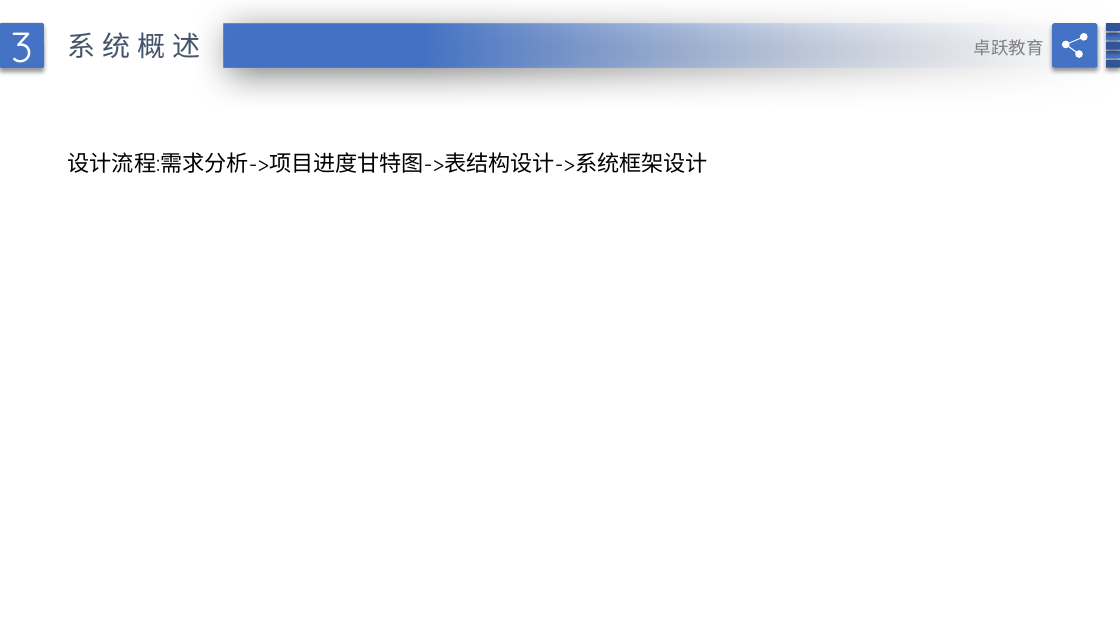
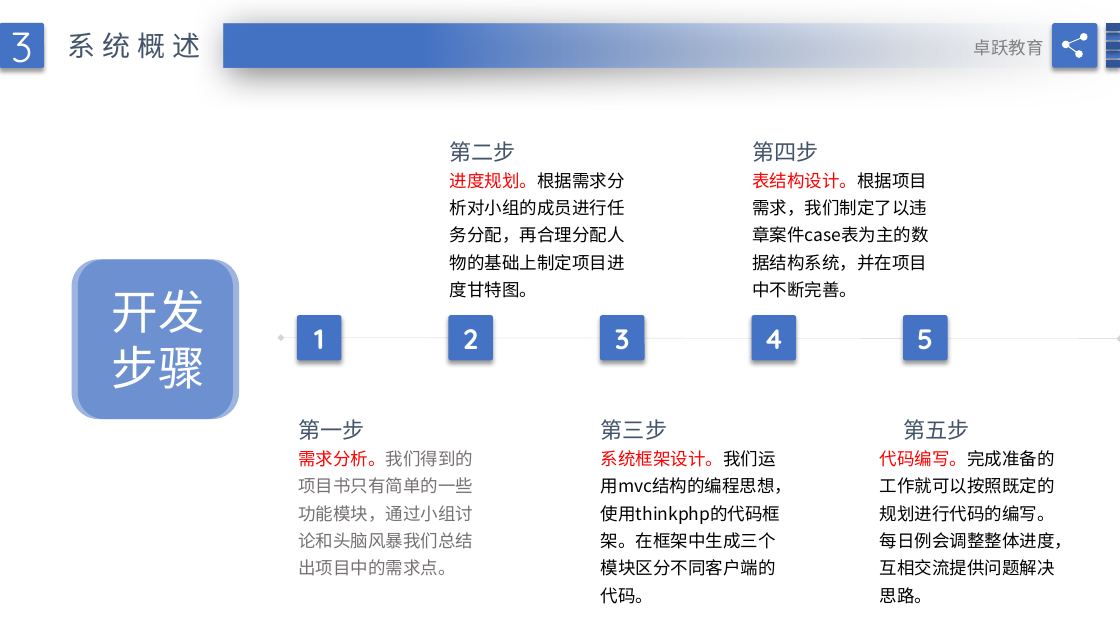
Before and after one commit to TestingTestings/Project_4, a slide deck: slide 22 of doc/简洁蓝色毕业论文答辩PPT模版.pptx (slide 21 before the commit). Drawn at 1120x630 pixels with LibreOffice and Linux fonts; fonts in the diff are those of the drawing; background and template pictures are left out. Boxes give left, top, right and bottom in pixels: in the first picture for what was removed or moved away, otherwise in the second. Text is boxed around its words. In the diff, an @@ line names an element or a change of style, - is before the commit and + after.

```diff
--- a/doc/简洁蓝色毕业论文答辩PPT模版.pptx
+++ b/doc/简洁蓝色毕业论文答辩PPT模版.pptx
@@ text added at [450, 141, 516, 162], 19 pt, text #44546A @@
+第二步
@@ text added at [752, 141, 818, 162], 19 pt, text #44546A @@
+第四步
@@ text removed at [68, 152, 708, 173] @@
-设计流程:需求分析->项目进度甘特图->表结构设计->系统框架设计
@@ text added at [450, 172, 625, 298], 15 pt, text #000000 @@
+进度规划。根据需求分析对小组的成员进行任务分配，再合理分配人物的基础上制定项目进度甘特图。
@@ text added at [752, 172, 928, 298], 15 pt, text #000000 @@
+表结构设计。根据项目需求，我们制定了以违章案件case表为主的数据结构系统，并在项目中不断完善。
@@ rounded rectangle added at [71, 260, 233, 419], fill #4472C4 at 53% opacity @@
@@ rounded rectangle added at [78, 260, 239, 419], fill #4472C4 at 53% opacity, 40 pt, text #FFFFFF @@
+开发
+步骤
@@ rounded rectangle added at [297, 315, 341, 360], fill #4472C4, 24 pt, text #FFFFFF, bold @@
+1
@@ rounded rectangle added at [449, 315, 493, 360], fill #4472C4, 24 pt, text #FFFFFF, bold @@
+2
@@ rounded rectangle added at [600, 315, 644, 360], fill #4472C4, 24 pt, text #FFFFFF, bold @@
+3
@@ rounded rectangle added at [752, 315, 797, 360], fill #4472C4, 24 pt, text #FFFFFF, bold @@
+4
@@ rounded rectangle added at [903, 315, 948, 360], fill #4472C4, 24 pt, text #FFFFFF, bold @@
+5
@@ double arrow added from (281, 338) to (1120, 339), #808080 0.25 pt @@
@@ text added at [298, 419, 364, 440], 19 pt, text #44546A @@
+第一步
@@ text added at [601, 419, 667, 440], 19 pt, text #44546A @@
+第三步
@@ text added at [904, 419, 970, 440], 19 pt, text #44546A @@
+第五步
@@ text added at [298, 450, 473, 576], 15 pt, text #767171 @@
+需求分析。我们得到的项目书只有简单的一些功能模块，通过小组讨论和头脑风暴我们总结出项目中的需求点。
@@ text added at [601, 450, 793, 604], 15 pt, text #000000 @@
+系统框架设计。我们运用mvc结构的编程思想，使用thinkphp的代码框架。在框架中生成三个模块区分不同客户端的代码。
@@ text added at [880, 450, 1072, 604], 15 pt, text #000000 @@
+代码编写。完成准备的工作就可以按照既定的规划进行代码的编写。每日例会调整整体进度，互相交流提供问题解决思路。
```
Also in this commit, not shown: 8 other slides changed, 4 slides added, 5 slides removed.
